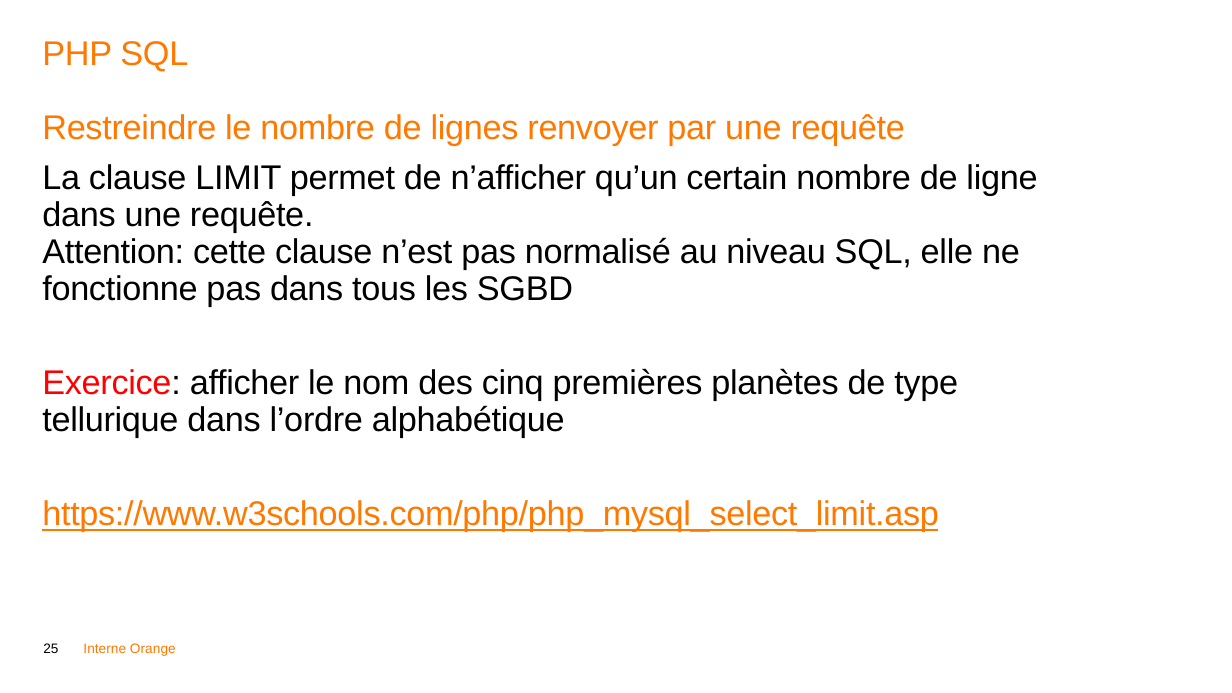
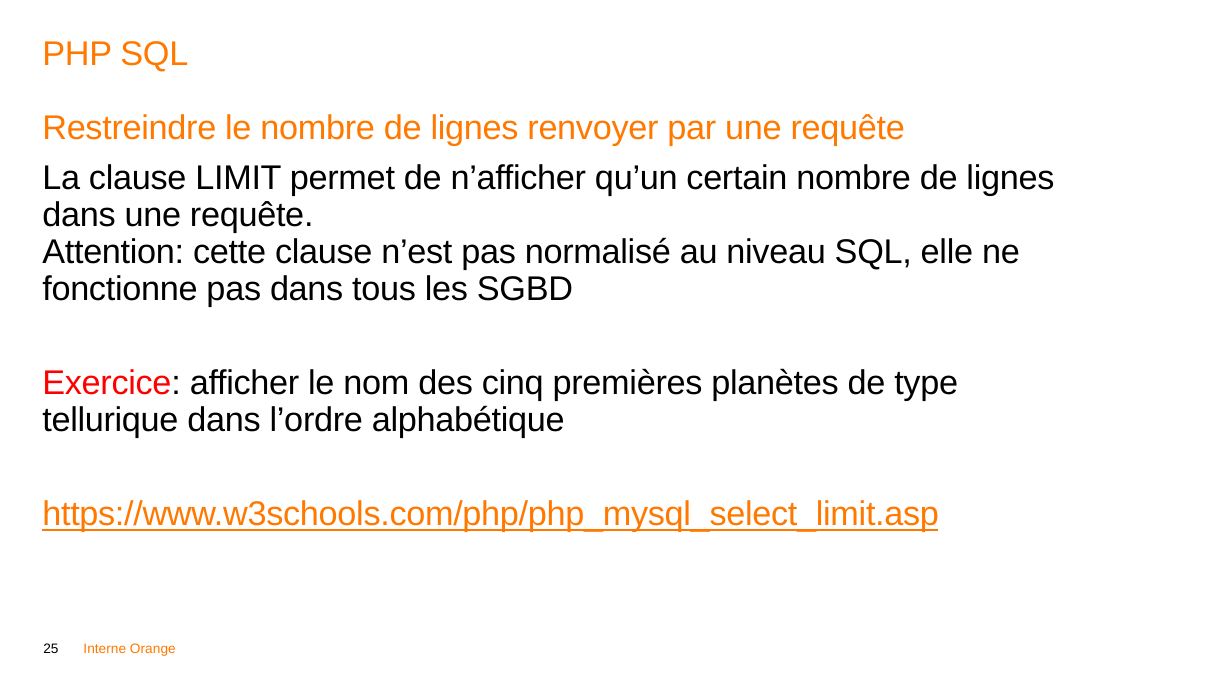
Before and after one commit to codeRoomMarseille/PhpSql, a slide deck: slide 25 of PHP SQL chapitre 3.pptx. Drawn at 1232x693 pixels with LibreOffice and Linux fonts; fonts in the diff are those of the drawing. Boxes give left, top, right and bottom in pixels: in the first picture for what was removed or moved away, otherwise in the second. Text is boxed around its words. In the diff, an @@ line names an element or a change of style, - is before the commit and + after.

```diff
--- a/PHP SQL chapitre 3.pptx
+++ b/PHP SQL chapitre 3.pptx
@@ text at (42,164,1054,306): text changed @@
-La clause LIMIT permet de n’afficher qu’un certain nombre de ligne dans une requête.
-Attention: cette clause n’est pas normalisé au niveau SQL, elle ne fonctionne pas dans tous les SGBD
+La clause LIMIT permet de n’afficher qu’un certain nombre de lignes dans une requête.
+Attention: cette clause n’est pas normalisé au niveau SQL, elle ne fonctionne pas dans tous les SGBD
```
Also in this commit, not shown: 2 other slides changed.
